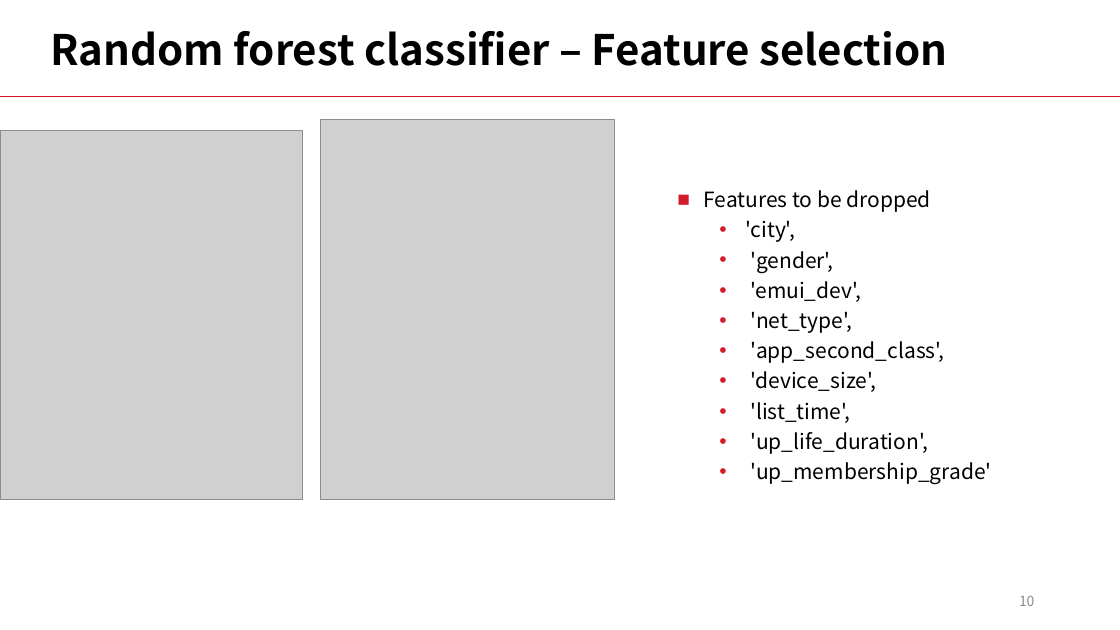
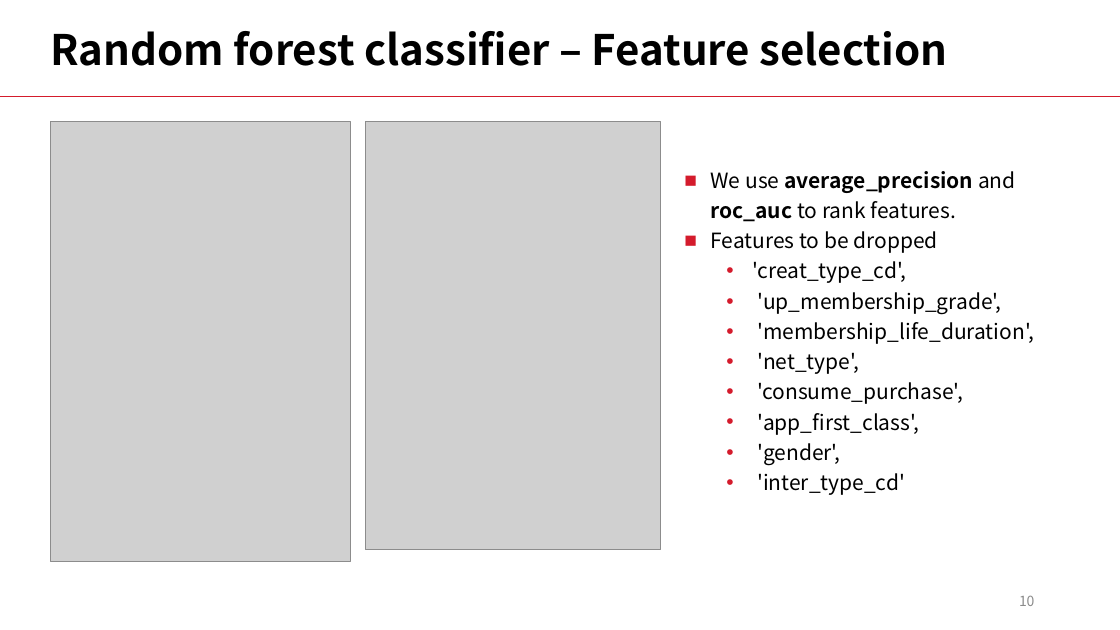
Before and after one commit to LiyangSong/Advertisement-CTR-Prediction, a slide deck: slide 10 of submissions/phase3/stepv.pptx. Drawn at 1120x630 pixels with LibreOffice and Linux fonts; fonts in the diff are those of the drawing; grey boxes stand for pictures. Boxes give left, top, right and bottom in pixels: in the first picture for what was removed or moved away, otherwise in the second. Text is boxed around its words. In the diff, an @@ line names an element or a change of style, - is before the commit and + after.

```diff
--- a/submissions/phase3/stepv.pptx
+++ b/submissions/phase3/stepv.pptx
@@ picture: place and size @@
-picture at (0,130,302,500)
+picture at (50,121,350,561)
@@ picture: place and size @@
-picture at (320,119,614,500)
+picture at (365,121,660,549)
@@ text "We use average_precision and roc_auc ...": place and size @@
-text "We use average_precision and roc_auc ..." at (704,190,991,484)
+text "We use average_precision and roc_auc ..." at (711,171,1034,495)
@@ text at (711,171,1016,222): paragraph added @@
+■ We use average_precision and roc_auc to rank features.
@@ text at (753,261,1034,435): text changed @@
-  • 'city',
+  • 'creat_type_cd',
+  • 'up_membership_grade',
+  • 'membership_life_duration',
+  • 'net_type',
+  • 'consume_purchase',
+  • 'app_first_class',
@@ text at (757,473,905,495): text changed @@
-  • 'emui_dev',
-  • 'net_type',
-  • 'app_second_class',
-  • 'device_size',
-  • 'list_time',
-  • 'up_life_duration',
-  • 'up_membership_grade'
+  • 'inter_type_cd'
```
Also in this commit, not shown: 21 other slides changed.
